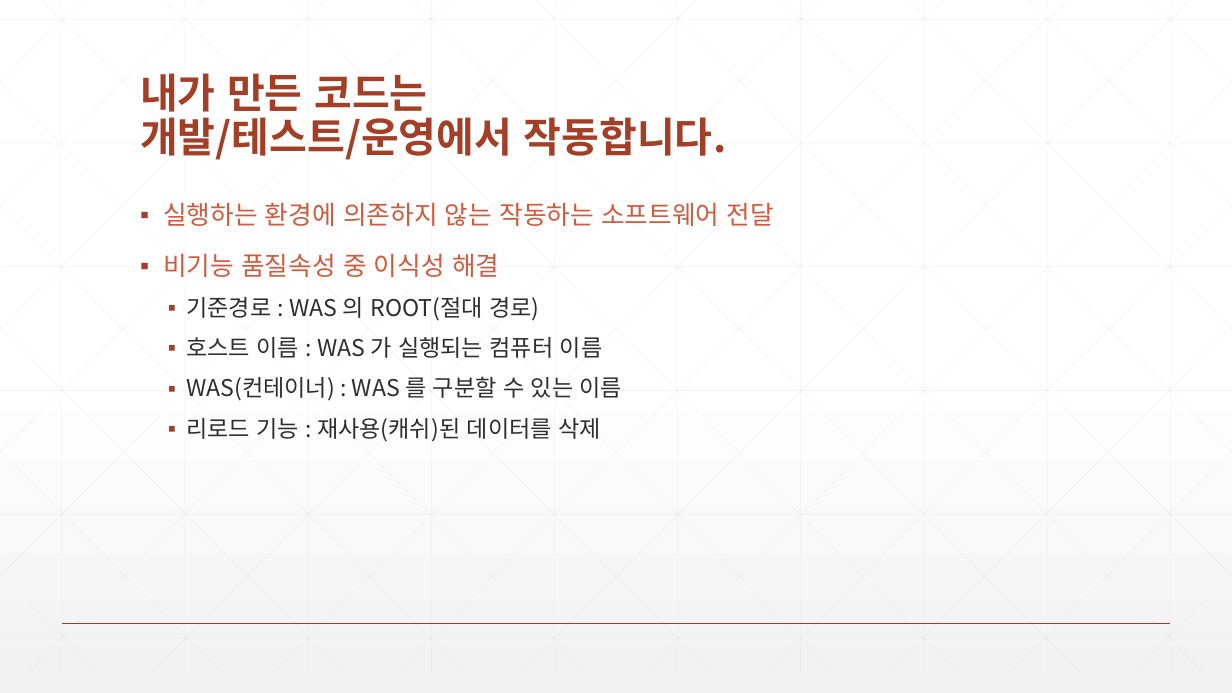
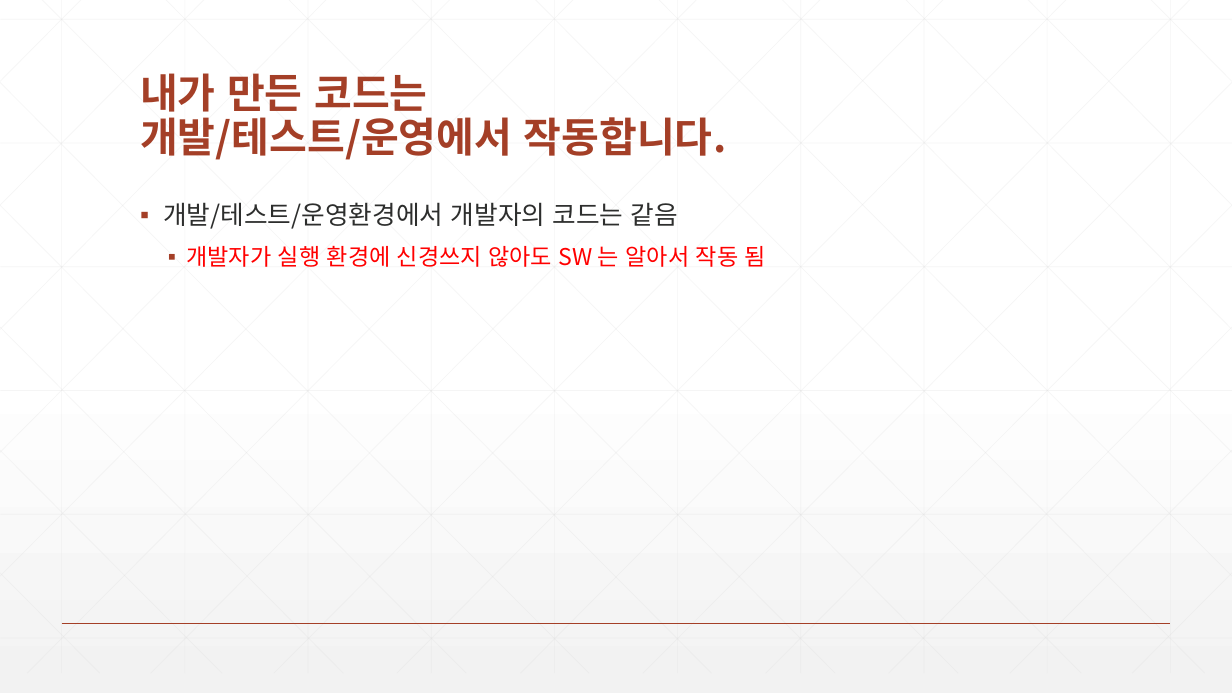
Before and after one commit to zeroshift01/code5, a slide deck: slide 12 of inflearn01/doc/1.(심화)내가만든코드는개발테스트운영에서작동합니다.pptx (slide 11 before the commit). Drawn at 1232x693 pixels with LibreOffice and Linux fonts; fonts in the diff are those of the drawing. Boxes give left, top, right and bottom in pixels: in the first picture for what was removed or moved away, otherwise in the second. Text is boxed around its words. In the diff, an @@ line names an element or a change of style, - is before the commit and + after.

```diff
--- a/inflearn01/doc/1.(심화)내가만든코드는개발테스트운영에서작동합니다.pptx
+++ b/inflearn01/doc/1.(심화)내가만든코드는개발테스트운영에서작동합니다.pptx
@@ text at box(163, 202, 766, 267): text changed; text colour #2D2E2D to #FF0000 @@
-▪ 실행하는 환경에 의존하지 않는 작동하는 소프트웨어 전달
-▪ 비기능 품질속성 중 이식성 해결
-  ▪ 기준경로 : WAS 의 ROOT(절대 경로)
-  ▪ 호스트 이름 : WAS 가 실행되는 컴퓨터 이름
-  ▪ WAS(컨테이너) : WAS 를 구분할 수 있는 이름
-  ▪ 리로드 기능 : 재사용(캐쉬)된 데이터를 삭제
+▪ 개발/테스트/운영환경에서 개발자의 코드는 같음
+  ▪ 개발자가 실행 환경에 신경쓰지 않아도 SW 는 알아서 작동 됨
```
Also in this commit, not shown: 6 other slides changed, 5 slides added, 5 slides removed, 4 other files.
